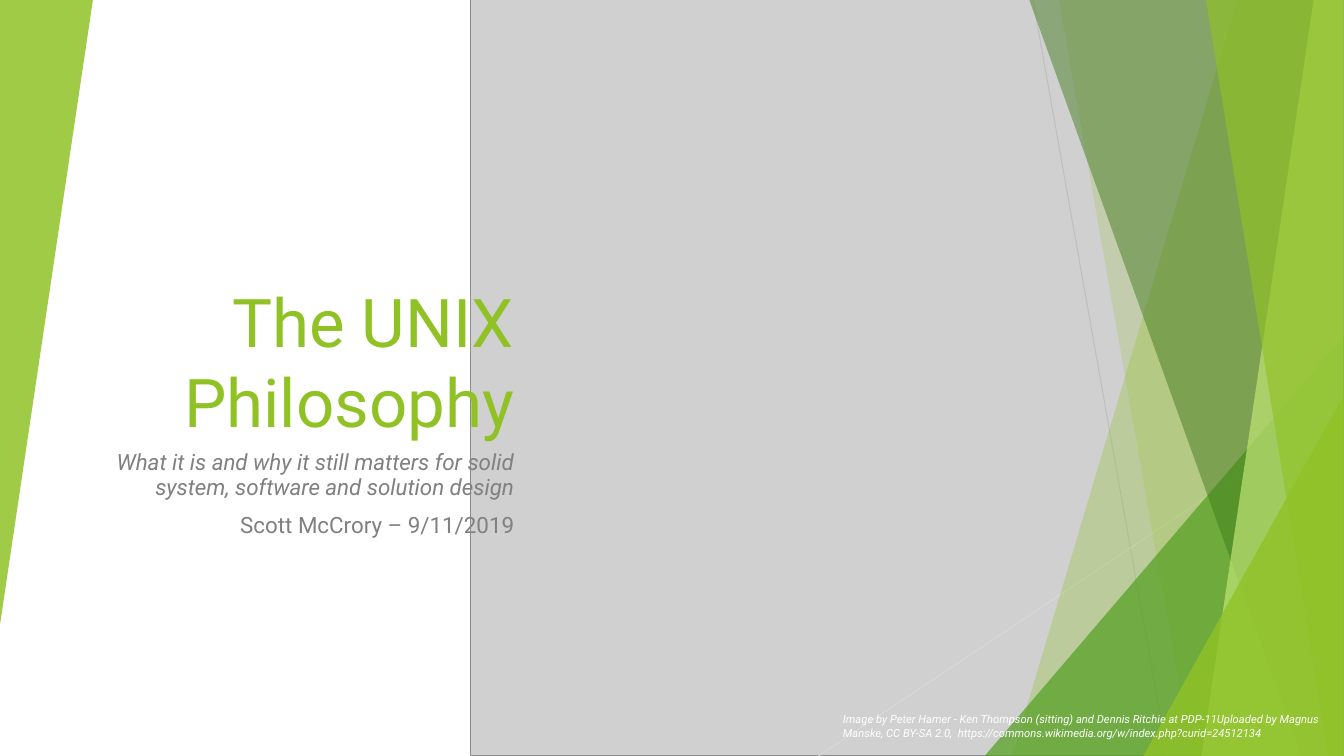
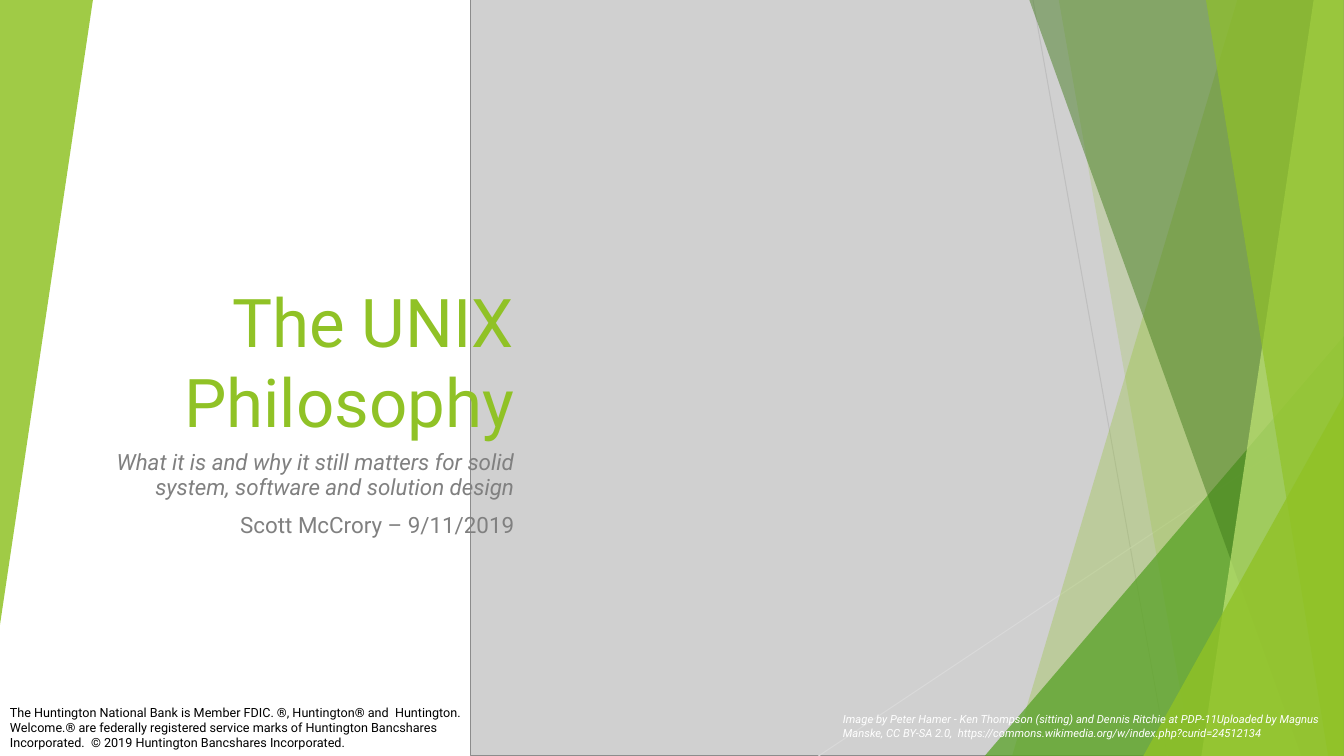
Before and after one commit to rudderfeet/the-unix-philosophy, a slide deck: slide 1 of The Unix Philosophy - Attributed - 2019-09-11.pptx. Drawn at 1344x756 pixels with LibreOffice and Linux fonts; fonts in the diff are those of the drawing; grey boxes stand for pictures. Boxes give left, top, right and bottom in pixels: in the first picture for what was removed or moved away, otherwise in the second. Text is boxed around its words. In the diff, an @@ line names an element or a change of style, - is before the commit and + after.

```diff
--- a/The Unix Philosophy - Attributed - 2019-09-11.pptx
+++ b/The Unix Philosophy - Attributed - 2019-09-11.pptx
@@ text added at bbox=[10, 707, 461, 750], 9 pt, text #000000 @@
+The Huntington National Bank is Member FDIC. ®, Huntington® and Huntington. Welcome.® are federally registered service marks of Huntington Bancshares Incorporated. © 2019 Huntington Bancshares Incorporated.
```
